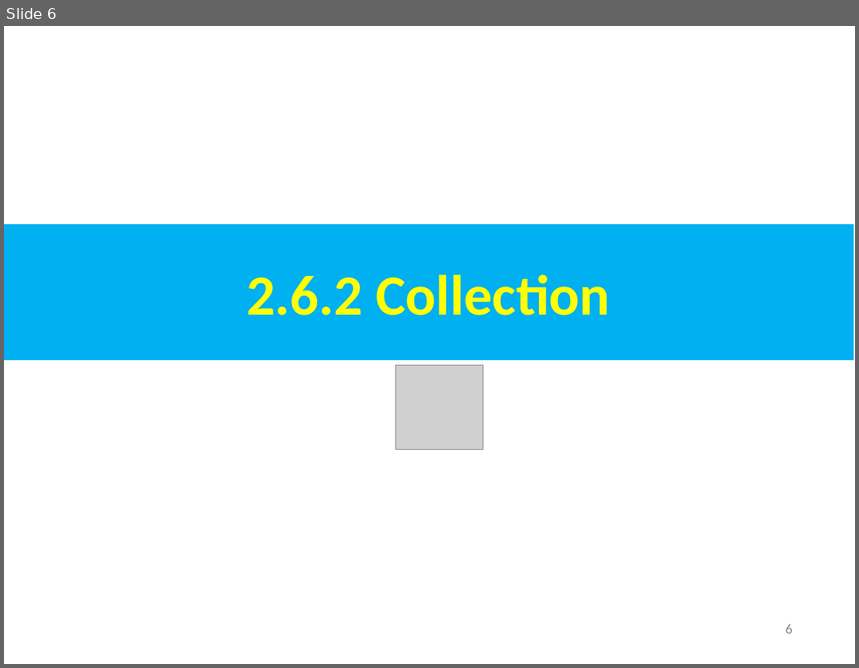
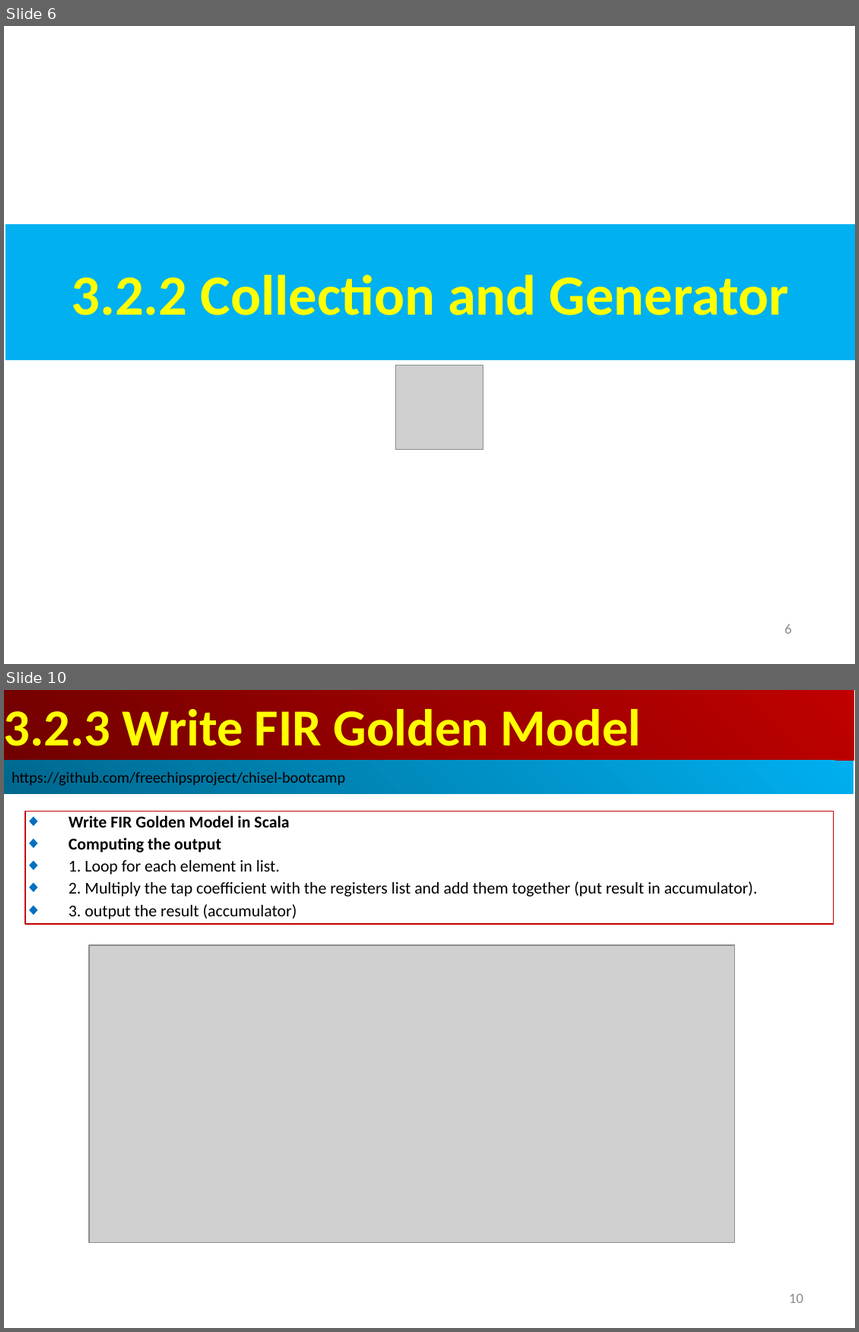
Before and after one commit to peterhchen/AIU_CS800_Chisel, a slide deck: 300_UCB_BC/003.2_Collection/000_Video/003.2_Collection.ppt. Shown one above the other, each under a label of ours: slide 6 before the commit, slides 6 and 10 after it; the slides between them are not shown. The pictures are 859x668 and 859x1332 pixels, drawn with LibreOffice and Linux fonts; fonts in the diff are those of the drawing; grey boxes stand for pictures. Boxes give left, top, right and bottom in pixels: in the first picture for what was removed or moved away, otherwise in the second. Text is boxed around its words. In the diff, an @@ line names an element or a change of style, - is before the commit and + after.

```diff
--- a/300_UCB_BC/003.2_Collection/000_Video/003.2_Collection.ppt
+++ b/300_UCB_BC/003.2_Collection/000_Video/003.2_Collection.ppt
@@ slide 10 added at [4,690,855,1328], background #FFFFFF @@
@@ rectangle added at [4,690,854,761], fill gradient #BF0000 to #710000, 44 pt, text #FFFF00, bold @@
+3.2.3 Write FIR Golden Model
@@ rectangle added at [4,761,854,794], fill gradient #00AFEF to #00688E, 13 pt, text #000000 @@
+https://github.com/freechipsproject/chisel-bootcamp
@@ rectangle added at [25,811,834,924], outline #C00000 0.74 pt, 14 pt, text #000000 @@
+◆ Write FIR Golden Model in Scala
+◆ Computing the output
+◆ 1. Loop for each element in list.
+◆ 2. Multiply the tap coefficient with the registers list and add them together (put result in accumulator).
+◆ 3. output the result (accumulator)
@@ picture added at [89,945,735,1243] @@
@@ page number added at [789,1294,804,1303], 12 pt, text #8B8B8B @@
+10
@@ slide 6 changed as well @@
@@ text in rectangle at [71,275,789,316]: text changed @@
-2.6.2 Collection
+3.2.2 Collection and Generator
```
Also in this commit, not shown: 6 other slides changed, 26 other slides added, 1 slide removed.
